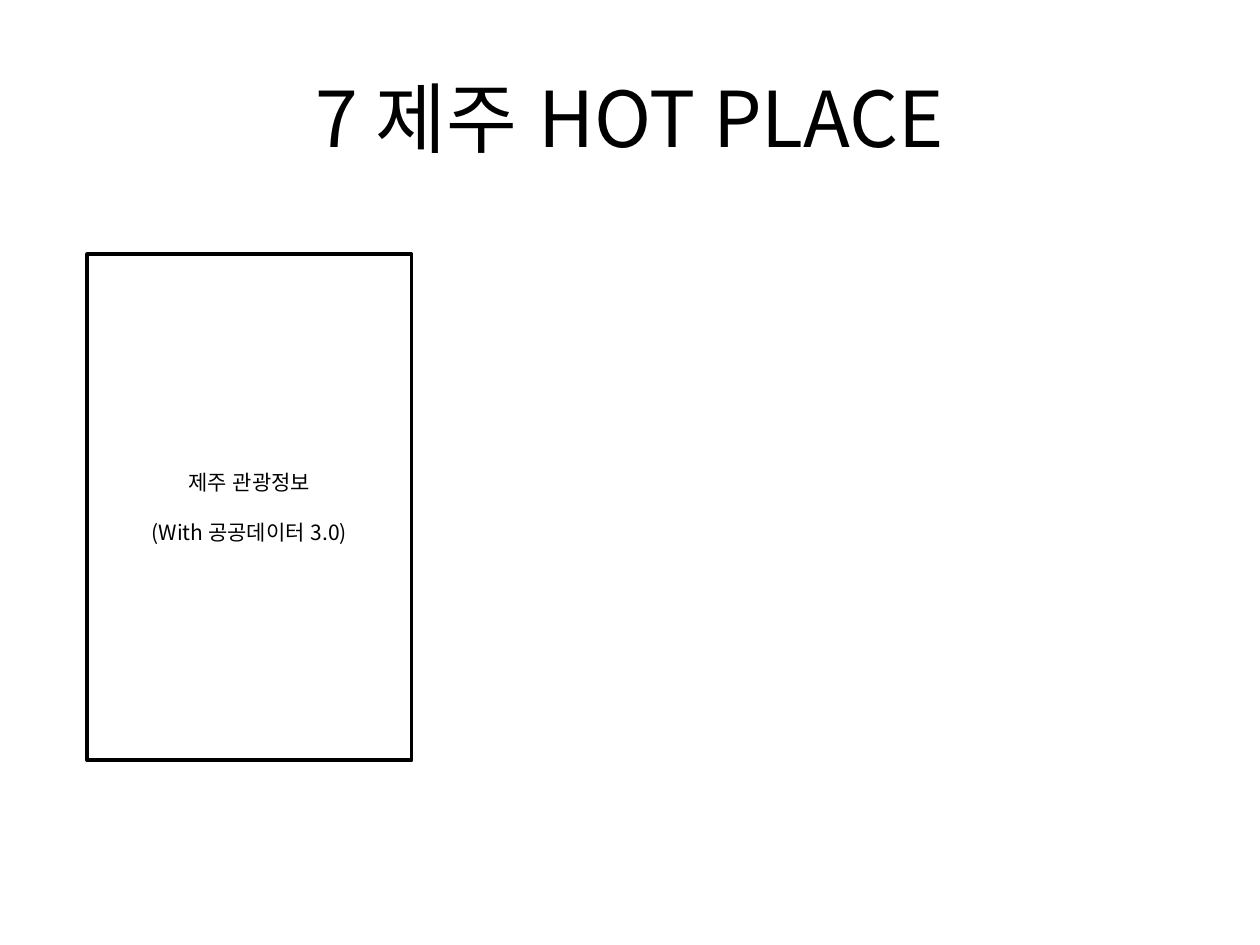
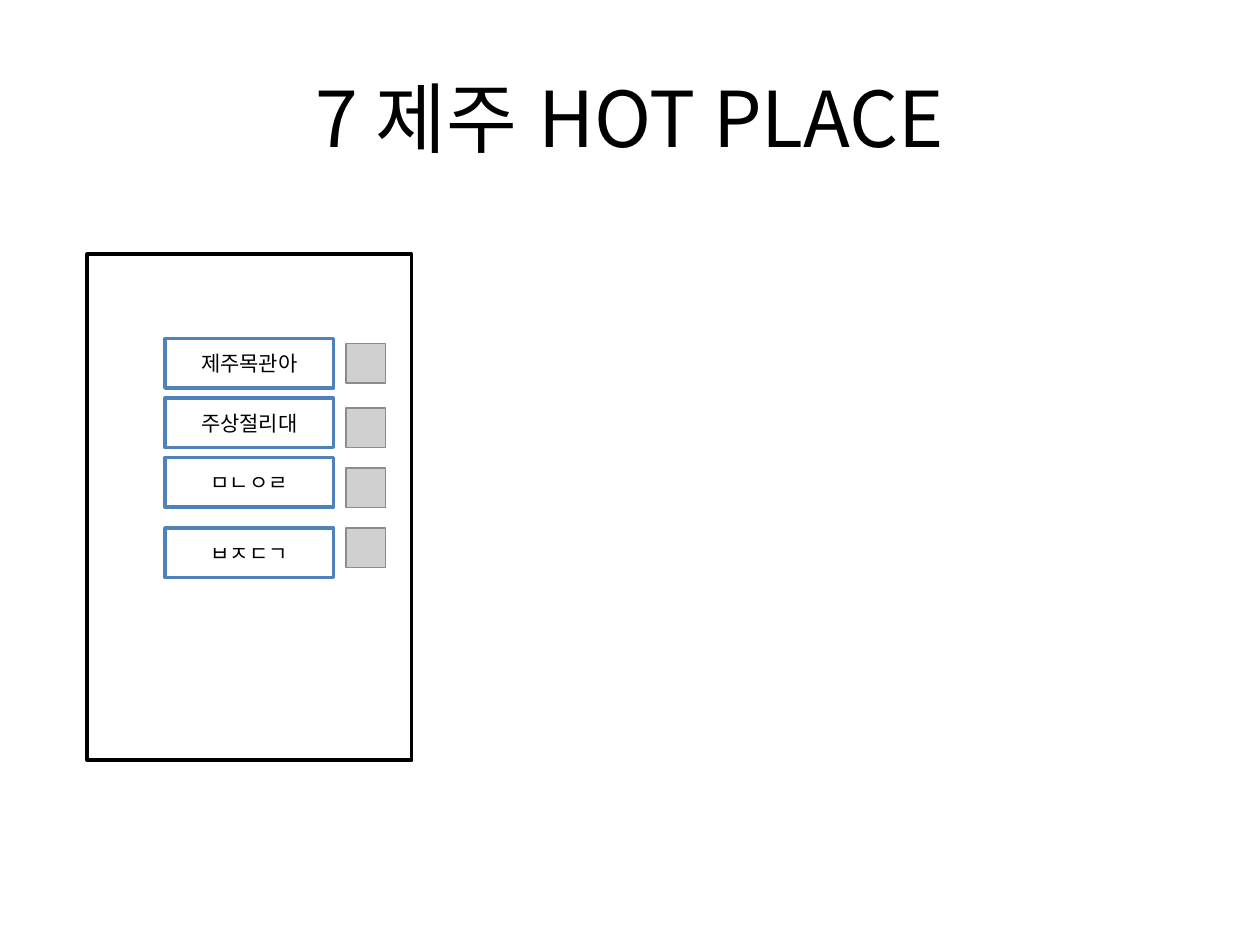
Before and after one commit to Seo-Sang-Eun/test01, a slide deck: slide 11 of Project Info/ui.pptx (slide 9 before the commit). Drawn at 1260x945 pixels with LibreOffice and Linux fonts; fonts in the diff are those of the drawing; grey boxes stand for pictures. Boxes give left, top, right and bottom in pixels: in the first picture for what was removed or moved away, otherwise in the second. Text is boxed around its words. In the diff, an @@ line names an element or a change of style, - is before the commit and + after.

```diff
--- a/Project Info/ui.pptx
+++ b/Project Info/ui.pptx
@@ rectangle added at [165, 339, 334, 388], fill #FFFFFF, outline #4F81BD 2 pt, 12 pt, text #000000 @@
+제주목관아
@@ picture added at [346, 343, 386, 382] @@
@@ rectangle added at [165, 398, 334, 447], fill #FFFFFF, outline #4F81BD 2 pt, 12 pt, text #000000 @@
+주상절리대
@@ picture added at [346, 408, 386, 447] @@
@@ text in rectangle at [152, 472, 347, 544]: text removed @@
-제주 관광정보
-(With 공공데이터 3.0)
@@ rectangle added at [165, 457, 334, 507], fill #FFFFFF, outline #4F81BD 2 pt, 12 pt, text #000000 @@
+ㅁㄴㅇㄹ
@@ picture added at [346, 469, 386, 508] @@
@@ rectangle added at [165, 528, 334, 577], fill #FFFFFF, outline #4F81BD 2 pt, 12 pt, text #000000 @@
+ㅂㅈㄷㄱ
@@ picture added at [346, 528, 386, 567] @@
```
Also in this commit, not shown: 5 other slides changed, 2 slides added, 1 other file.
